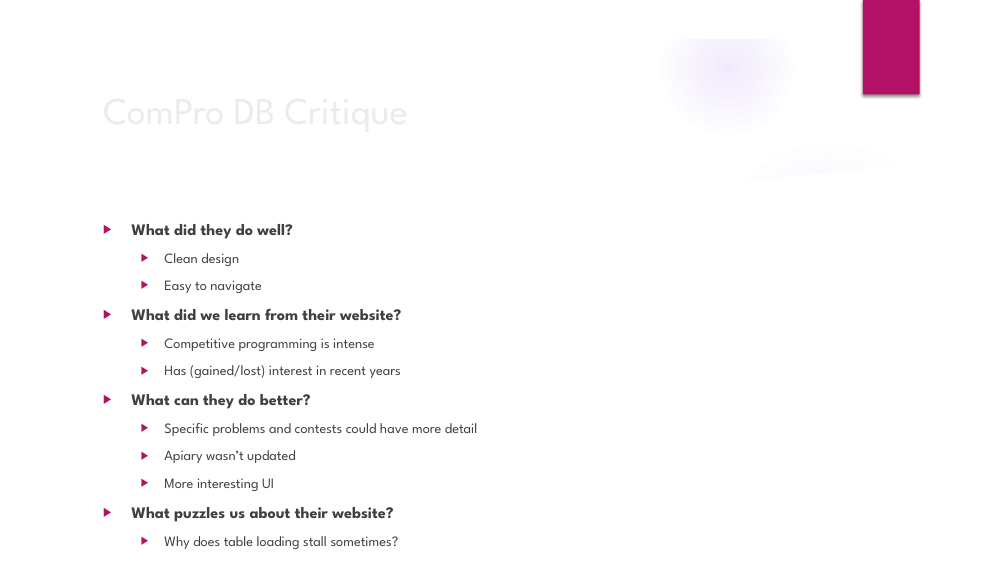
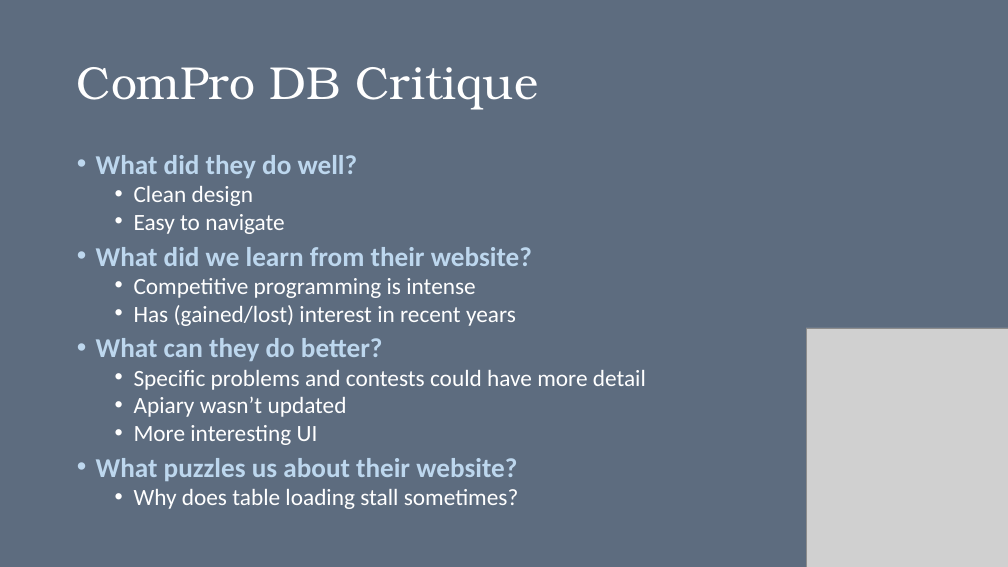
Before and after one commit to dianaruth/cs373-idb, a slide deck: slide 12 of swewars.pptx. Drawn at 1008x567 pixels with LibreOffice and Linux fonts; fonts in the diff are those of the drawing; grey boxes stand for pictures; background and template pictures are left out. Boxes give left, top, right and bottom in pixels: in the first picture for what was removed or moved away, otherwise in the second. Text is boxed around its words. In the diff, an @@ line names an element or a change of style, - is before the commit and + after.

```diff
--- a/swewars.pptx
+++ b/swewars.pptx
@@ background picture (left out) to #5D6C7F @@
@@ group removed at (x1=0, y1=0, x2=1008, y2=567): 5 ellipses, 3 freeform shapes @@
@@ rectangle removed at (x1=863, y1=0, x2=920, y2=95) @@
@@ title "ComPro DB Critique" moved from (x1=95, y1=80, x2=820, y2=138) to (x1=77, y1=67, x2=539, y2=110) @@
@@ title "ComPro DB Critique" at (x1=77, y1=67, x2=539, y2=110): size 36 to 44 pt, font League Spartan to TeX Gyre Bonum, text colour #EBEBEB to #FFFFFF; line spacing 1 to 0.9 @@
@@ text "What did they do well?" moved from (x1=131, y1=224, x2=478, y2=522) to (x1=96, y1=155, x2=646, y2=509) @@
@@ text "What did they do well?" at (x1=96, y1=155, x2=646, y2=509): size 15.3 to 25.9 pt, text colour #404040 to #BDD7EE in "What did they do well?", "What did we learn from their website?", "What can they do better?", "What puzzles us about their website?"; font League Spartan to Calibri; size 13.6 to 22.2 pt, text colour #404040 to #FFFFFF in "Clean design", "Easy to navigate", "Competitive programming is intense", "Has (gained/lost) interest in recent years" and 4 more places; bullet ▶ to •; line spacing 1 to 0.8; less space between paragraphs @@
@@ picture added at (x1=806, y1=328, x2=1008, y2=567) @@
```
Also in this commit, not shown: 11 other slides changed, 1 slide added, 1 slide removed.
